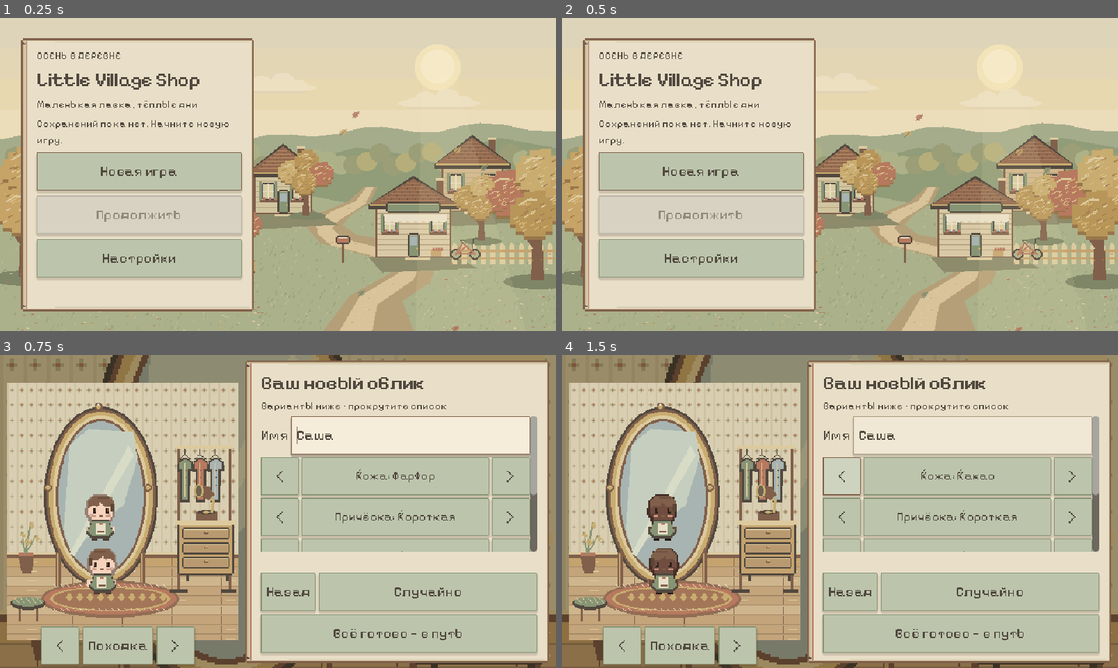
Above: before the commit, frames 1-4 (two rows, left to right).
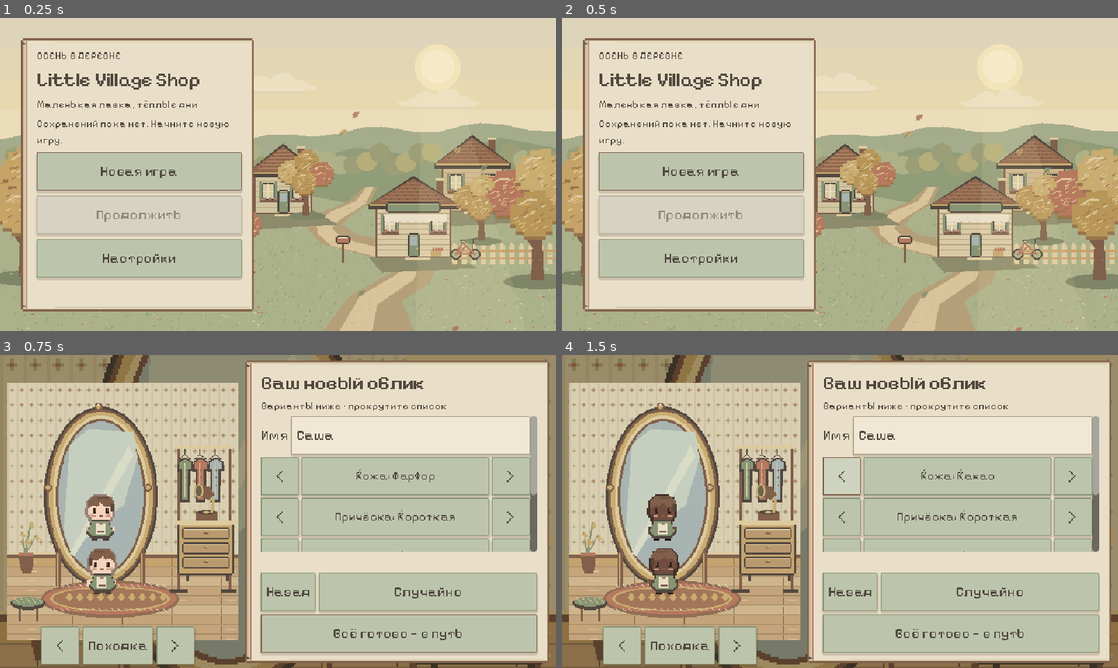
Above: after the commit, the same moments.

Repository: ksnarchive/little-village-shop
Game: Godot game, scene res://scenes/start.tscn
Same seed, same stepped clock (60 frames per second), same inputs: the game is played once before the commit and once after it.
Inputs:
- Up to frame 1 (0.25 s): no input
- Up to frame 2 (0.5 s): no input
- Up to frame 3 (0.75 s): click "Новая игра" at 0.5 s
- Up to frame 4 (1.5 s): click "‹" at 1.25 s

Frames 1-2 are identical in both runs. In frame 3, 0.7% of the frame differs, in the area x 46-97%, y 19-96%; in frame 4, nothing differs.

Commit message:
fix: keep iOS keyboard focus explicit and fit the visual viewport

Diff:
--- a/scripts/start_menu.gd
+++ b/scripts/start_menu.gd
@@ -130,7 +130,8 @@
 	root.add_child(creator)
 	creator.confirmed.connect(_create_character)
 	creator.cancelled.connect(_cancel_creator)
-	creator.name_input.grab_focus()
+	# Opening the editor must not summon the mobile keyboard.
+	creator.confirm_button.grab_focus()
 
 func _cancel_creator() -> void:
 	creator.hide()
@@ -257,7 +258,7 @@
 func _update_viewport() -> void:
 	if not OS.has_feature("web"):
 		return
-	var portrait := _frontend and bool(JavaScriptBridge.eval("window.innerHeight > window.innerWidth"))
+	var portrait := _frontend and bool(JavaScriptBridge.eval("window.isGamePortrait ? window.isGamePortrait() : window.innerHeight > window.innerWidth"))
 	var target := Vector2i(400, 740) if portrait else Vector2i(640, 360)
 	if get_viewport().content_scale_size != target:
 		get_viewport().content_scale_size = target
--- a/tests/run_character_tests.gd
+++ b/tests/run_character_tests.gd
@@ -77,6 +77,7 @@
 	entry.request_new_game()
 	entry.confirm_new_game()
 	var wardrobe: Control = entry.creator
+	check(not wardrobe.name_input.has_focus() and wardrobe.confirm_button.has_focus(), "Opening wardrobe focuses a non-text action, never the name/keyboard")
 	var bytes := FileAccess.get_file_as_string(PATH)
 	wardrobe.name_input.text = " "
 	wardrobe.name_input.text_changed.emit(" ")
Not shown, changed: web/package.json
Not shown, added: docs/ios-keyboard.md
